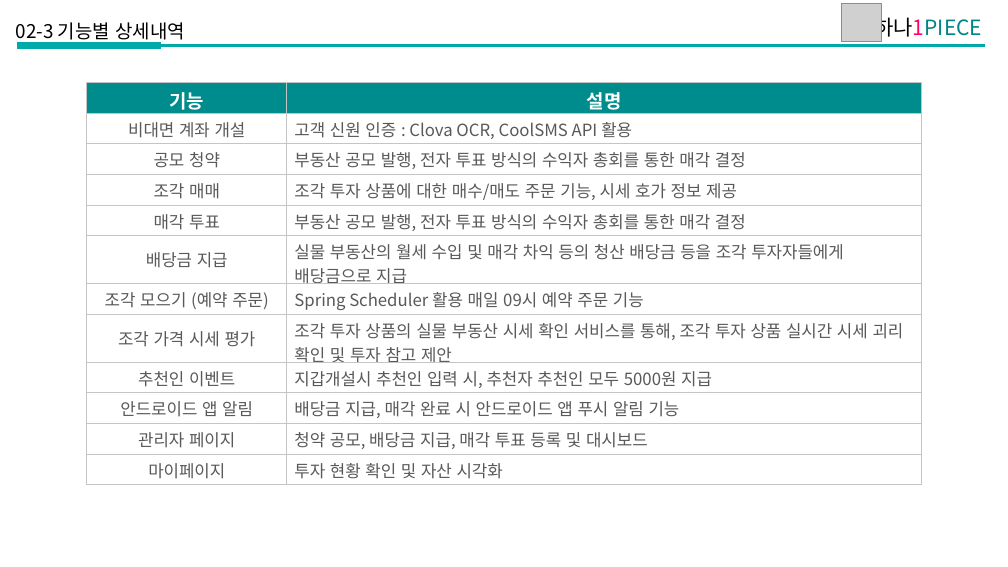
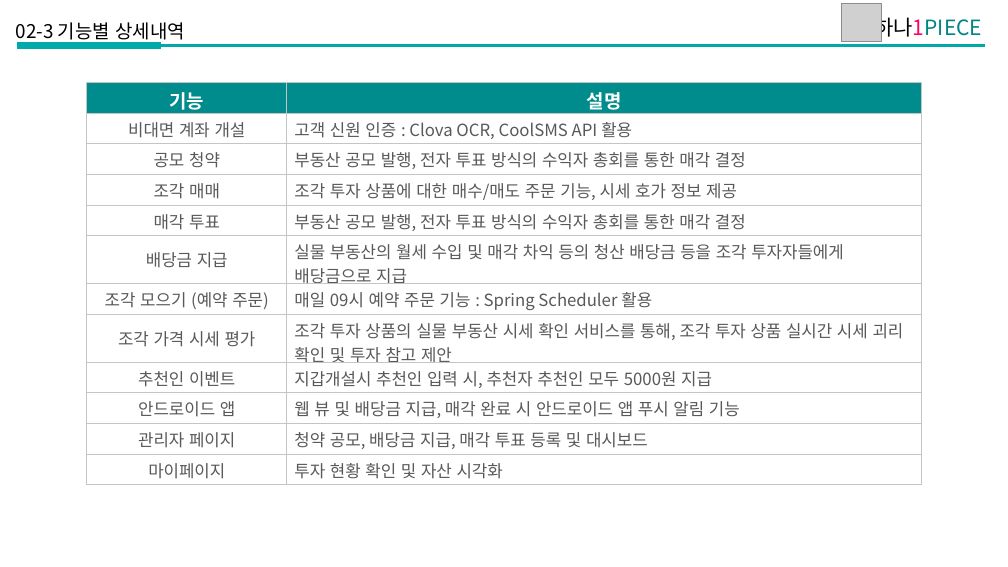
Before and after one commit to pkd98/hana1PIECE, a slide deck: slide 8 of 산출물/프로젝트수행계획서/2360340008_박경덕_하나1PIECE조각투자중계플랫폼_수행계획서.pptx. Drawn at 1008x567 pixels with LibreOffice and Linux fonts; fonts in the diff are those of the drawing; grey boxes stand for pictures. Boxes give left, top, right and bottom in pixels: in the first picture for what was removed or moved away, otherwise in the second. Text is boxed around its words. In the diff, an @@ line names an element or a change of style, - is before the commit and + after.

Commit message:
Add: 회원가입 완료

```diff
--- a/산출물/프로젝트수행계획서/2360340008_박경덕_하나1PIECE조각투자중계플랫폼_수행계획서.pptx
+++ b/산출물/프로젝트수행계획서/2360340008_박경덕_하나1PIECE조각투자중계플랫폼_수행계획서.pptx
@@ table at [87, 82, 922, 485] @@
-row 7, column 2: Spring Scheduler 활용 매일 09시 예약 주문 기능
+row 7, column 2: 매일 09시 예약 주문 기능 : Spring Scheduler 활용
-row 10, column 1: 안드로이드 앱 알림
+row 10, column 1: 안드로이드 앱
-row 10, column 2: 배당금 지급, 매각 완료 시 안드로이드 앱 푸시 알림 기능
+row 10, column 2: 웹 뷰 및 배당금 지급, 매각 완료 시 안드로이드 앱 푸시 알림 기능
```
Also in this commit, not shown: 3 other slides changed, 17 other files.
